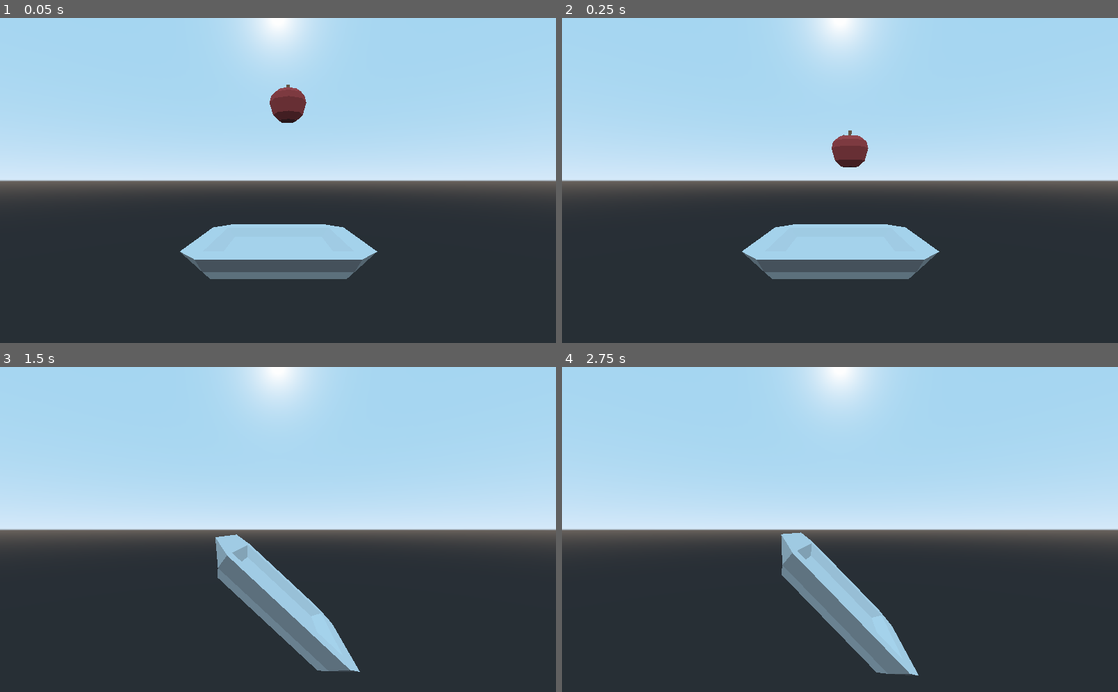
Above: before the commit, frames 1-4 (two rows, left to right).
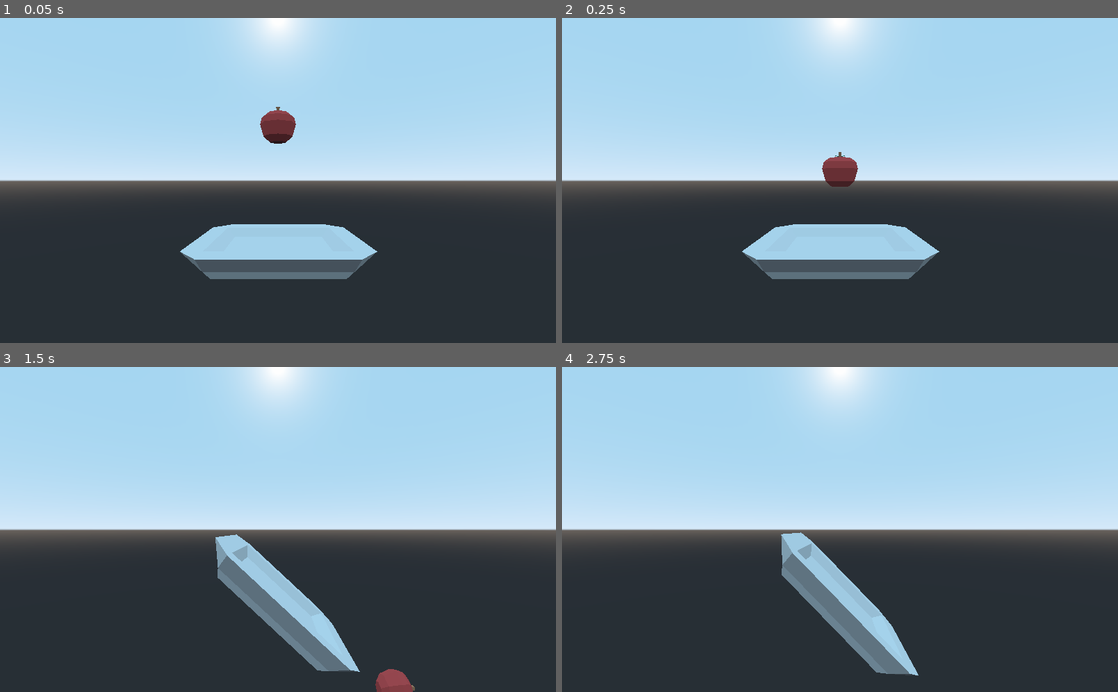
Above: after the commit, the same moments.

Repository: GameJams-butnamealreadytaken/LD49-Poutinegrade
Game: Godot game, scene res://assets/prefabs/tray/tray.tscn
The game is run twice, just before and just after one commit, with the same random seed, the same clock (stepped at 60 frames per second) and the same inputs. This scene is started directly instead of the project's main scene.
Inputs:
- Up to frame 1 (0.05 s): no input
- Up to frame 2 (0.25 s): no input
- Up to frame 3 (1.5 s): hold D (move_right) 0.53-1.28 s; hold S (move_backward) from 1.28 s (still down)
- Up to frame 4 (2.75 s): tap Enter at 2 s; release S (move_backward) at 2.03 s; hold D (move_right) from 2.03 s (still down)

The runs differ from the first frame. In frame 1, 1.0% of the frame differs, in the area x 46-56%, y 20-39%; in frame 2, 0.9%; in frame 3, 0.4%; in frame 4, nothing differs.

Commit message:
Added food object prefab

Diff:
--- /dev/null
+++ b/project/assets/prefabs/objects/food/apple.tscn
@@ -0,0 +1,17 @@
+[gd_scene load_steps=3 format=2]
+
+[ext_resource path="res://assets/models/foodkit/apple.fbx" type="PackedScene" id=1]
+
+[sub_resource type="SphereShape" id=1]
+radius = 0.791608
+
+[node name="Apple" type="Spatial"]
+
+[node name="RigidBody" type="RigidBody" parent="."]
+
+[node name="CollisionShape" type="CollisionShape" parent="RigidBody"]
+transform = Transform( 0.13, 0, 0, 0, 0.13, 0, 0, 0, 0.13, 0, 0, 0 )
+shape = SubResource( 1 )
+
+[node name="apple" parent="RigidBody" instance=ExtResource( 1 )]
+transform = Transform( 1, 0, 0, 0, 1, 0, 0, 0, 1, 0, -0.0821092, 0 )
--- a/project/assets/prefabs/tray/tray.tscn
+++ b/project/assets/prefabs/tray/tray.tscn
@@ -1,11 +1,8 @@
-[gd_scene load_steps=6 format=2]
+[gd_scene load_steps=5 format=2]
 
 [ext_resource path="res://assets/prefabs/tray/trayController.gd" type="Script" id=1]
-[ext_resource path="res://assets/models/foodkit/apple.fbx" type="PackedScene" id=2]
+[ext_resource path="res://assets/prefabs/objects/food/apple.tscn" type="PackedScene" id=2]
 [ext_resource path="res://assets/models/foodkit/plateRectangle.fbx" type="PackedScene" id=3]
-
-[sub_resource type="SphereShape" id=1]
-radius = 0.791608
 
 [sub_resource type="BoxShape" id=2]
 
@@ -13,16 +10,6 @@
 
 [node name="Camera" type="Camera" parent="."]
 transform = Transform( 1, 0, 0, 0, 1, 0, 0, 0, 1, 0, 0.368039, 1.26849 )
-
-[node name="RigidBody" type="RigidBody" parent="."]
-transform = Transform( 1, 0, 0, 0, 1, 0, 0, 0, 1, 0.0527288, 0.769596, 0.0305781 )
-
-[node name="CollisionShape" type="CollisionShape" parent="RigidBody"]
-transform = Transform( 0.13, 0, 0, 0, 0.13, 0, 0, 0, 0.13, 0, 0, 0 )
-shape = SubResource( 1 )
-
-[node name="apple" parent="RigidBody" instance=ExtResource( 2 )]
-transform = Transform( 1, 0, 0, 0, 1, 0, 0, 0, 1, 0, -0.0821092, 0 )
 
 [node name="KinematicBody" type="KinematicBody" parent="."]
 script = ExtResource( 1 )
@@ -34,4 +21,5 @@
 transform = Transform( 0.426, 0, 0, 0, 0.061, 0, 0, 0, 0.358, 0, 0, 0 )
 shape = SubResource( 2 )
 
-[node name="MeshInstance" type="MeshInstance" parent="."]
+[node name="Apple" parent="." instance=ExtResource( 2 )]
+transform = Transform( 1, 0, 0, 0, 1, 0, 0, 0, 1, 0, 0.661509, 0 )
